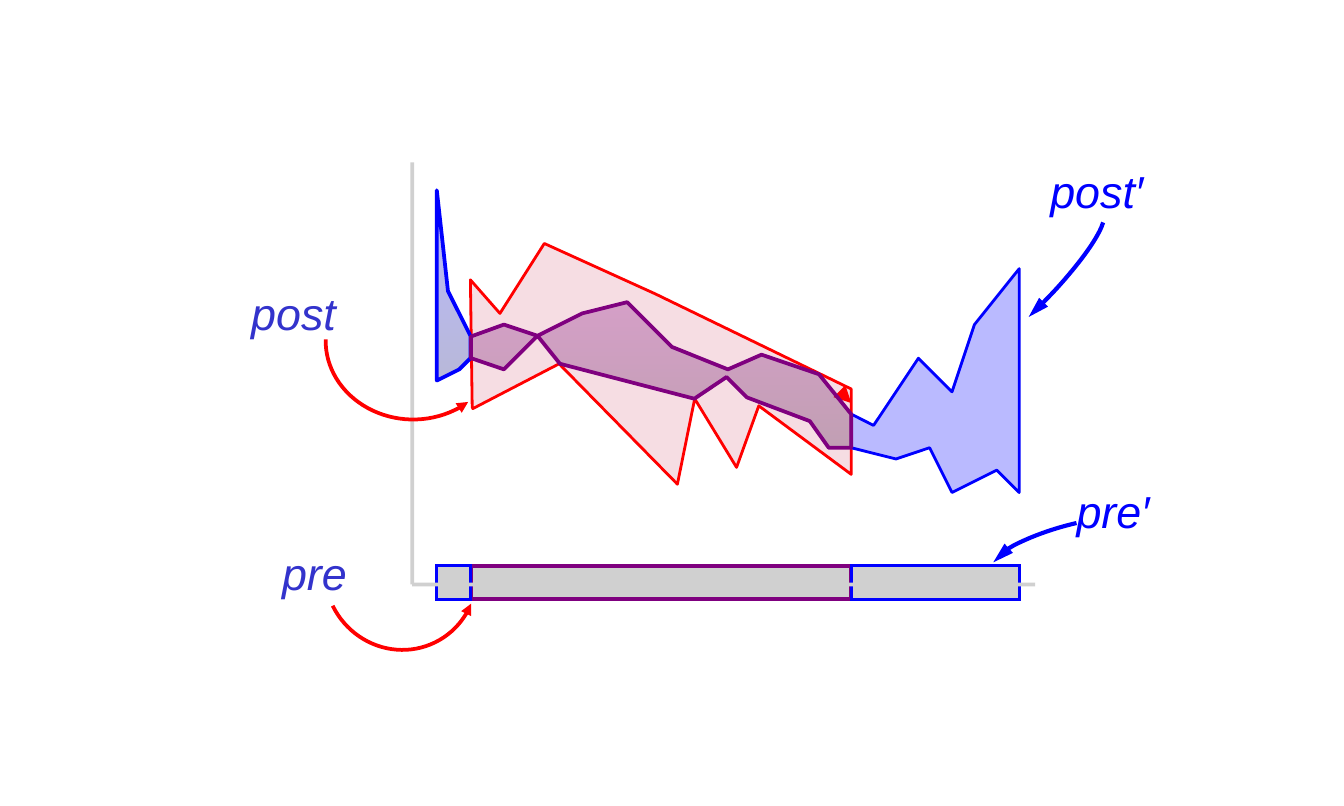
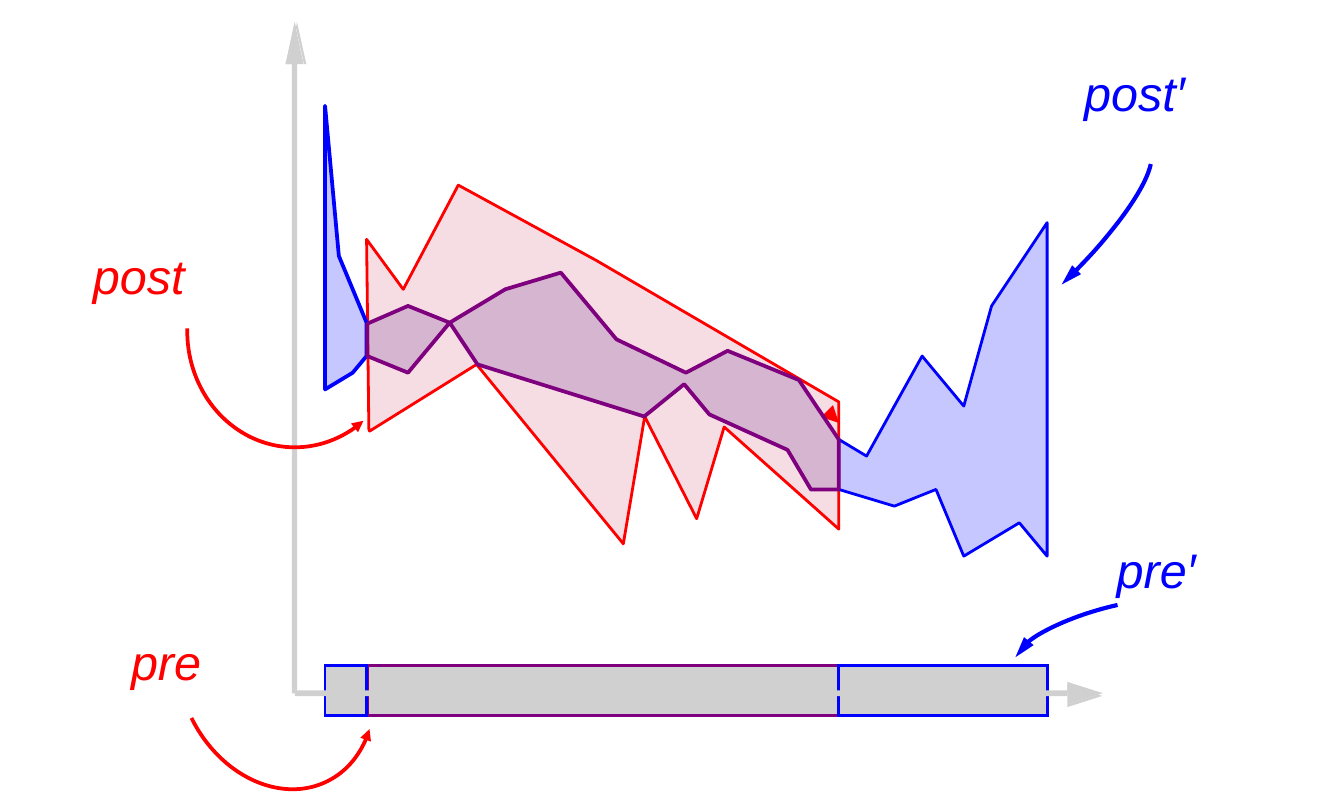
Before and after one commit to GaloisInc/ESCJava2, a slide deck: slide 20 of ESCTools/slides/CAV2007Tutorial/new-diagrams.ppt (slide 19 before the commit). Drawn at 1344x806 pixels with LibreOffice and Linux fonts; fonts in the diff are those of the drawing; grey boxes stand for pictures; background and template pictures are left out. Boxes give left, top, right and bottom in pixels: in the first picture for what was removed or moved away, otherwise in the second. Text is boxed around its words. In the diff, an @@ line names an element or a change of style, - is before the commit and + after.

```diff
--- a/ESCTools/slides/CAV2007Tutorial/new-diagrams.ppt
+++ b/ESCTools/slides/CAV2007Tutorial/new-diagrams.ppt
@@ picture: place and size @@
-picture at box(413, 583, 1036, 587)
+picture at box(286, 23, 306, 65)
@@ picture added at box(286, 23, 304, 65) @@
@@ text "post′" at box(1084, 77, 1185, 120): size 24 to 26 pt @@
@@ text "post′": place and size @@
-text "post′" at box(1050, 177, 1143, 217)
+text "post′" at box(1084, 77, 1185, 120)
@@ picture: place and size @@
-picture at box(410, 163, 414, 585)
+picture at box(292, 65, 297, 694)
@@ freeform shape added at box(325, 106, 367, 390), fill #3333FF at 27% opacity, outline #0000FF 2.01 pt @@
@@ freeform shape: place and size @@
-freeform shape at box(905, 194, 1120, 404)
+freeform shape at box(898, 122, 1173, 391)
@@ freeform shape: place and size @@
-freeform shape at box(470, 243, 851, 484)
+freeform shape at box(367, 185, 839, 544)
@@ freeform shape removed at box(437, 191, 470, 382) @@
@@ text "post": place and size @@
-text "post" at box(251, 301, 336, 339)
+text "post" at box(93, 262, 185, 303)
@@ text "post" at box(93, 262, 185, 303): size 24 to 26 pt, text colour #3333CC to #FF0000 @@
@@ freeform shape: place and size @@
-freeform shape at box(323, 261, 502, 421)
+freeform shape at box(184, 212, 406, 450)
@@ freeform shape: place and size @@
-freeform shape at box(851, 269, 1019, 493)
+freeform shape at box(839, 223, 1047, 556)
@@ freeform shape at box(839, 223, 1047, 556): fill #0000FF at 27% opacity to #3333FF at 27% opacity @@
@@ freeform shape: place and size @@
-freeform shape at box(472, 302, 852, 448)
+freeform shape at box(367, 273, 839, 489)
@@ freeform shape at box(367, 273, 839, 489): fill gradient #7F007F to #3A003A to #814B9F at 27% opacity @@
@@ arrow moved from (851, 403) - (851, 403) to (839, 423) - (839, 423) @@
@@ freeform shape: place and size @@
-freeform shape at box(298, 470, 503, 677)
+freeform shape at box(139, 531, 412, 806)
@@ text "pre′": place and size @@
-text "pre′" at box(1077, 497, 1150, 537)
+text "pre′" at box(1117, 554, 1196, 597)
@@ text "pre′" at box(1117, 554, 1196, 597): size 24 to 26 pt @@
@@ freeform shape: place and size @@
-freeform shape at box(989, 507, 1140, 582)
+freeform shape at box(1008, 585, 1200, 688)
@@ text "pre" at box(131, 654, 201, 690): size 24 to 26 pt, text colour #3333CC to #FF0000 @@
@@ text "pre": place and size @@
-text "pre" at box(282, 566, 347, 599)
+text "pre" at box(131, 654, 201, 690)
@@ picture: place and size @@
-picture at box(437, 566, 470, 599)
+picture at box(325, 665, 367, 715)
@@ picture: place and size @@
-picture at box(470, 566, 851, 599)
+picture at box(367, 665, 839, 715)
@@ picture: place and size @@
-picture at box(851, 566, 1019, 599)
+picture at box(839, 665, 1047, 715)
@@ picture added at box(1067, 683, 1102, 708) @@
@@ picture added at box(1067, 683, 1102, 704) @@
@@ picture: place and size @@
-picture at box(472, 566, 852, 599)
+picture at box(294, 691, 1067, 696)
```
Also in this commit, not shown: 14 other slides changed, 3 slides added, 1 slide removed, 39 other files.
